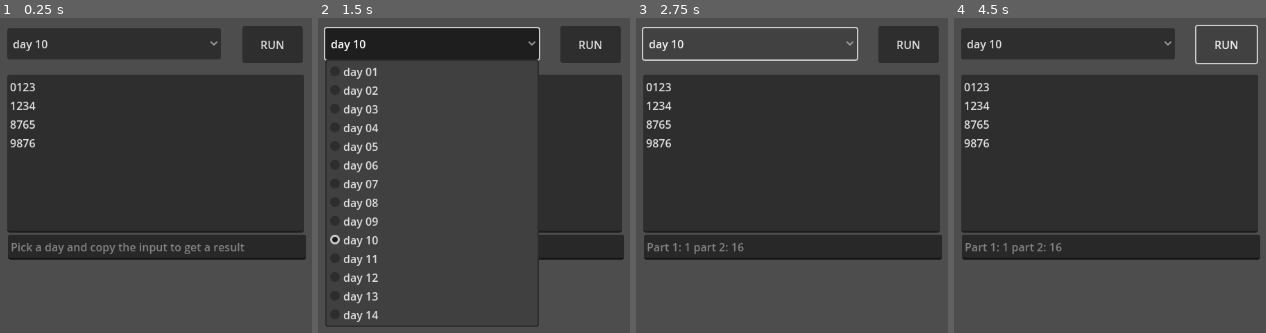
Above: before the commit, frames 1-4 (left to right).
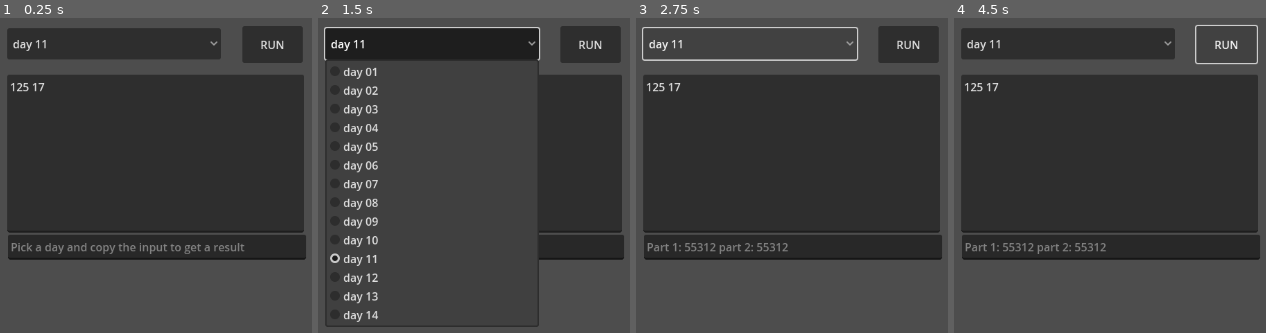
Above: after the commit, the same moments.

Repository: jacopofar/advent2024-godot
Game: Godot game, scene res://day_selector.tscn
Two runs of this game, one before a commit and one after it. Both use one fixed random seed, a clock stepped at 60 frames per second and the inputs below.
Inputs:
- Up to frame 1 (0.25 s): no input
- Up to frame 2 (1.5 s): click "RUN" at 0.5 s; click "day 10" (after the commit: "day 11") at 1.25 s
- Up to frame 3 (2.75 s): click "day 10" (after the commit: "day 11") at 2 s
- Up to frame 4 (4.5 s): click "RUN" at 2.75 s; click "day 10" (after the commit: "day 11") at 3.5 s; click "RUN" at 4.25 s

The runs differ from the first frame. In frame 1, 0.6% of the frame differs, in the area x 3-16%, y 6-42%; in frame 2, 0.2%; in frame 3, 1.1%, in the area x 3-49%, y 6-75%; in frame 4, 1.1%.

Commit message:
Implemented day 11 p1, no memoization yet

Diff:
--- /dev/null
+++ b/day11.tscn
@@ -0,0 +1,6 @@
+[gd_scene load_steps=2 format=3 uid="uid://djmk6wmgc6vv"]
+
+[ext_resource type="Script" uid="uid://b2aqkuu1x5t8i" path="res://day_11.gd" id="1_1f768"]
+
+[node name="Day11" type="Node2D"]
+script = ExtResource("1_1f768")
--- /dev/null
+++ b/day_11.gd
@@ -0,0 +1,43 @@
+extends Node2D
+
+func blink(stones: Array[int]) -> Array[int]:
+	var ret: Array[int] = []
+	for s in stones:
+		if s == 0:
+			ret.append(1)
+		elif len(str(s)) % 2 == 0:
+			ret.append(int(str(s).left(len(str(s))/2)))
+			ret.append(int(str(s).right(len(str(s))/2)))
+		else:
+			ret.append(s * 2024)
+	return ret
+
+func count_stone_size_after_steps(stone: int, steps: int) -> int:
+	print("asked to get length of ", stone, " offspring after ", steps)
+	if steps == 0:
+		return 1
+	if stone == 0:
+		return(count_stone_size_after_steps(1, steps - 1))
+	elif len(str(stone)) % 2 == 0:
+		return (
+			count_stone_size_after_steps(int(str(stone).left(len(str(stone))/2)), steps - 1)
+			+ count_stone_size_after_steps(int(str(stone).right(len(str(stone))/2)), steps - 1)
+		)
+	else:
+		return count_stone_size_after_steps(stone * 2024, steps - 1)
+
+func solve(input: String) -> void:
+	var stones: Array[int] = []
+	for s in input.split(" ", false):
+		stones.append(int(s))
+	var stones_state = stones.duplicate()
+	var STEPS = 25
+	print(stones_state)
+	for i in range(STEPS):
+		stones_state = blink(stones_state)
+		print(stones_state)
+	var tot1 = len(stones_state)
+	var tot2 = 0
+	for s in stones:
+		tot2 += count_stone_size_after_steps(s, STEPS)
+	get_parent().set_solution("Part 1: {0} part 2: {1}".format([tot1, tot2]))
--- a/day_selector.tscn
+++ b/day_selector.tscn
@@ -10,10 +10,7 @@
 offset_top = 89.0
 offset_right = 512.0
 offset_bottom = 317.0
-text = "0123
-1234
-8765
-9876"
+text = "125 17"
 placeholder_text = "got a problem?"
 
 [node name="DaySelector" type="OptionButton" parent="."]
@@ -21,7 +18,7 @@
 offset_top = 22.0
 offset_right = 392.0
 offset_bottom = 67.0
-selected = 9
+selected = 10
 item_count = 14
 popup/item_0/text = "day 01"
 popup/item_0/id = 0
Not shown, added: day_11.gd.uid
